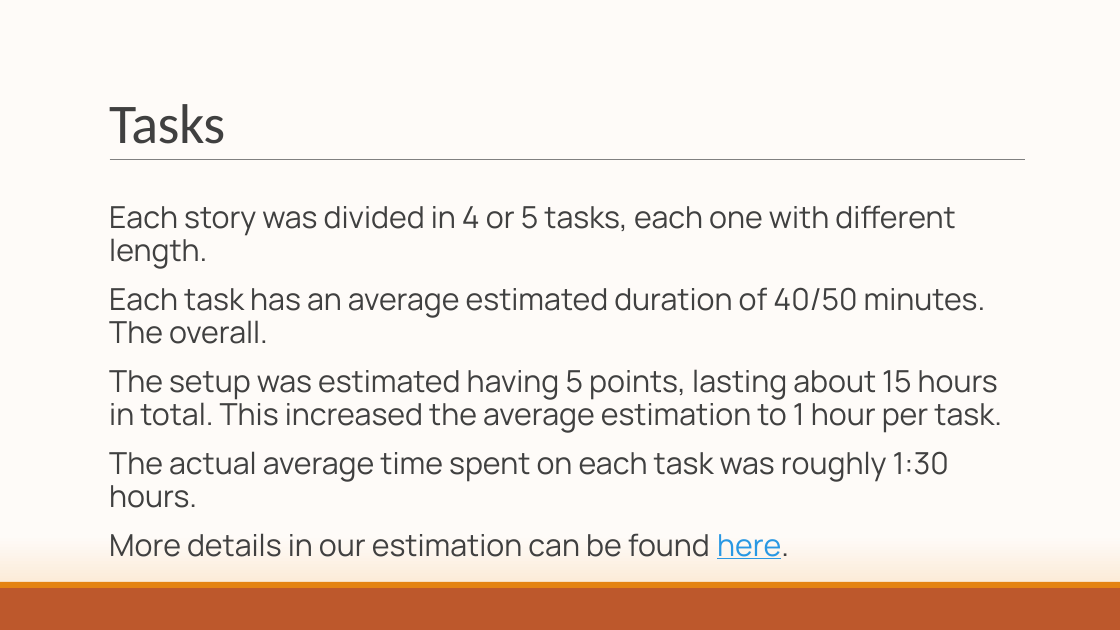
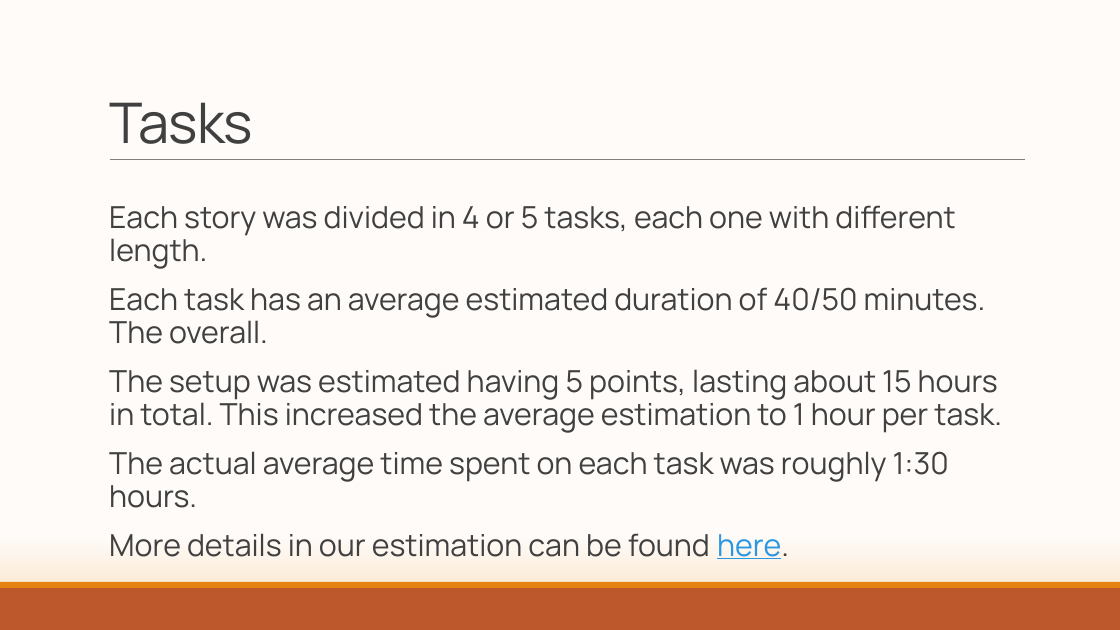
Before and after one commit to ThePseudo/GroupA_SE2_2019, a slide deck: slide 3 of sprint_retrospective.pptx. Drawn at 1120x630 pixels with LibreOffice and Linux fonts; fonts in the diff are those of the drawing. Boxes give left, top, right and bottom in pixels: in the first picture for what was removed or moved away, otherwise in the second. Text is boxed around its words. In the diff, an @@ line names an element or a change of style, - is before the commit and + after.

```diff
--- a/sprint_retrospective.pptx
+++ b/sprint_retrospective.pptx
@@ title "Tasks" at (109, 102, 253, 144): font Calibri to Manrope @@
```
Also in this commit, not shown: 1 other slide changed, 1 slide added.
